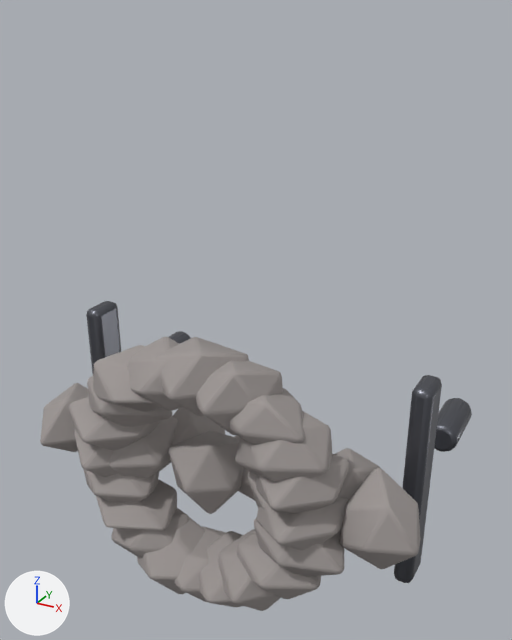
A saved change to the glTF model models/buildings/wall.glb.
Rendered twice from a 50 mm lens placed at (2.93, -4.14, 3.78), pointed at (0.18, 0.86, 1.29). The axes (+X, +Y, +Z) are drawn at lower left. The lights are the same throughout. The older version comes first. Where no turn or scale is listed for an object, it has been applied to the vertices.

Objects in the first picture: 'FoundationStone_0', 'FoundationStone_1', 'FoundationStone_12', 'FoundationStone_18', 'FoundationStone_19', 'FoundationStone_2', 'FoundationStone_3', 'FoundationStone_4', 'FoundationStone_5', 'IronPost.001', 'WallStone_4', 'WallStone_8' and 20 more.
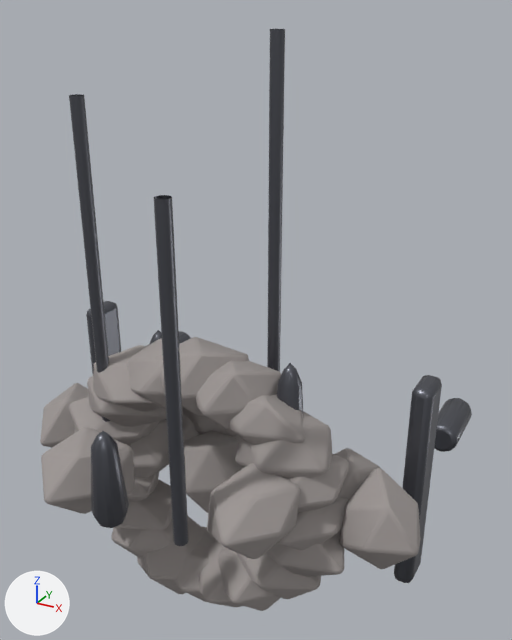
The change, as a list of edits to the scene's bpy script:
```text
Add me_l10relic:
    me_l10relic.from_pydata(...)  # 78 vertices, 133 faces; spans x 0.656..0.937, y 0.147..0.429, z 0.2..1.274
    me_l10relic.materials.append(mat_iron)  # dark grey #5f6169
Add me_l9spire_006:
    me_l9spire_006.from_pydata(...)  # 130 vertices, 240 faces; spans x 0.37..0.48, y 0.68..0.79, z 0.15..3.65
    me_l9spire_006.materials.append(mat_iron)  # dark grey #5f6169
Add me_icosphere_031:
    me_icosphere_031.from_pydata(...)  # 112 vertices, 220 faces; spans x -0.383..0.335, y -0.377..0.409, z -0.317..0.342
    me_icosphere_031.materials.append(mat_stone_light)  # grey #9e9795
Add me_l7relic:
    me_l7relic.from_pydata(...)  # 78 vertices, 133 faces; spans x -0.791..-0.51, y 0.411..0.691, z 0.2..1.134
    me_l7relic.materials.append(mat_iron)  # dark grey #5f6169
Add me_l6spire_006:
    me_l6spire_006.from_pydata(...)  # 130 vertices, 240 faces; spans x -0.9..-0.79, y -0.05..0.05, z 0.15..3.2
    me_l6spire_006.materials.append(mat_iron)  # dark grey #5f6169
Add me_icosphere_030:
    me_icosphere_030.from_pydata(...)  # 108 vertices, 212 faces; spans x -0.4..0.349, y -0.447..0.405, z -0.303..0.305
    me_icosphere_030.materials.append(mat_stone_light)  # grey #9e9795
Add me_l4relic:
    me_l4relic.from_pydata(...)  # 78 vertices, 133 faces; spans x -0.285..-0.005, y -0.978..-0.697, z 0.2..0.994
    me_l4relic.materials.append(mat_iron)  # dark grey #5f6169
Add me_l3spire_006:
    me_l3spire_006.from_pydata(...)  # 130 vertices, 240 faces; spans x 0.37..0.48, y -0.79..-0.68, z 0.15..2.75
    me_l3spire_006.materials.append(mat_iron)  # dark grey #5f6169
Add me_icosphere_029:
    me_icosphere_029.from_pydata(...)  # 110 vertices, 216 faces; spans x -0.313..0.315, y -0.443..0.401, z -0.305..0.293
    me_icosphere_029.materials.append(mat_stone_light)  # grey #9e9795
Add ob_l10relic:
    ob_l10relic = bpy.data.objects.new('L10Relic', me_l10relic)
    ob_l10relic.location = (0.0, 0.0, 0.0)
Add ob_l9spire:
    ob_l9spire = bpy.data.objects.new('L9Spire', me_l9spire_006)
    ob_l9spire.location = (0.0, 0.0, 0.0)
Add ob_l8foundation:
    ob_l8foundation = bpy.data.objects.new('L8Foundation', me_icosphere_031)
    ob_l8foundation.location = (-0.15, 0.84, 0.28)
Add ob_l7relic:
    ob_l7relic = bpy.data.objects.new('L7Relic', me_l7relic)
    ob_l7relic.location = (0.0, 0.0, 0.0)
Add ob_l6spire:
    ob_l6spire = bpy.data.objects.new('L6Spire', me_l6spire_006)
    ob_l6spire.location = (0.0, 0.0, 0.0)
Add ob_l5foundation:
    ob_l5foundation = bpy.data.objects.new('L5Foundation', me_icosphere_030)
    ob_l5foundation.location = (-0.65, -0.55, 0.28)
Add ob_l4relic:
    ob_l4relic = bpy.data.objects.new('L4Relic', me_l4relic)
    ob_l4relic.location = (0.0, 0.0, 0.0)
Add ob_l3spire:
    ob_l3spire = bpy.data.objects.new('L3Spire', me_l3spire_006)
    ob_l3spire.location = (0.0, 0.0, 0.0)
Add ob_l2foundation:
    ob_l2foundation = bpy.data.objects.new('L2Foundation', me_icosphere_029)
    ob_l2foundation.location = (0.8, -0.29, 0.28)
```

Boxes [x1, y1, x2, y2] around the edits, measured in the pictures (512 x 640 px):
'L2Foundation', added
    after: [207, 463, 300, 559]
'L3Spire', added
    after: [154, 195, 189, 546]
'L9Spire', added
    after: [267, 29, 285, 372]
'L5Foundation', added
    after: [41, 427, 135, 514]
'L6Spire', added
    after: [69, 94, 110, 422]
'L4Relic', added
    after: [91, 431, 129, 528]
'L10Relic', added
    after: [277, 363, 303, 414]
'L8Foundation', added
    after: [183, 407, 236, 437]
'L7Relic', added (mostly hidden)
    after: [150, 330, 167, 420]
'FoundationStone_11', unchanged, covered by the edit
    before: [83, 469, 159, 502]
    after: [127, 472, 159, 502]
